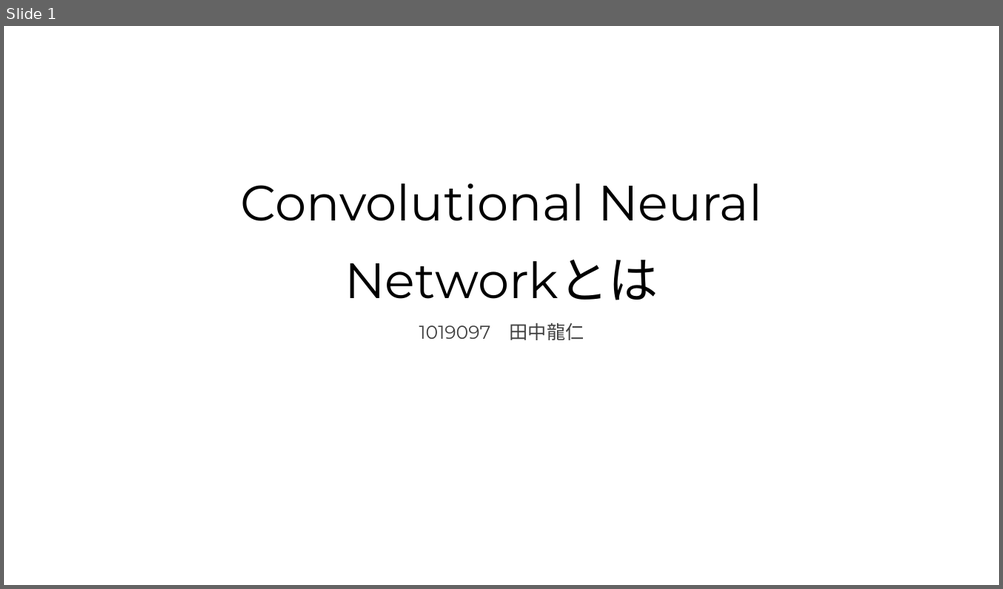
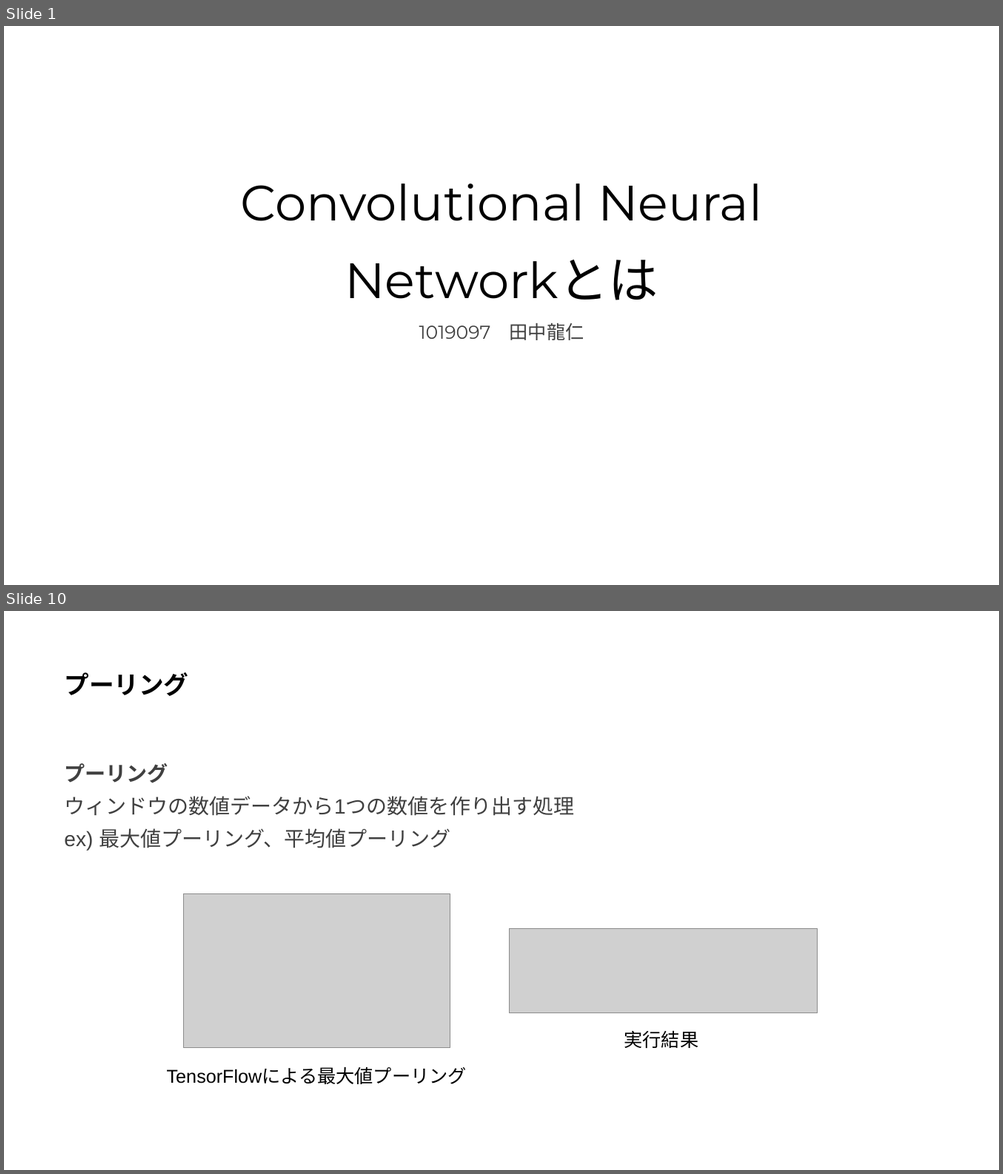
Before and after one commit to Harrry1206/-Graduation-research2, a slide deck: Convolutional Neural Networkとは.pptx. Shown one above the other, each under a label of ours: slide 1 before the commit, slides 1 and 10 after it; the slides between them are not shown. The pictures are 1003x589 and 1003x1174 pixels, drawn with LibreOffice and Linux fonts; fonts in the diff are those of the drawing; grey boxes stand for pictures. Boxes give left, top, right and bottom in pixels: in the first picture for what was removed or moved away, otherwise in the second. Text is boxed around its words. In the diff, an @@ line names an element or a change of style, - is before the commit and + after.

```diff
--- a/Convolutional Neural Networkとは.pptx
+++ b/Convolutional Neural Networkとは.pptx
@@ slide 10 added at [4,611,999,1170], background #FFFFFF @@
@@ title added at [64,672,188,696], 24 pt, text #000000, bold @@
+プーリング
@@ text added at [64,763,574,851], 20 pt, text #404040 @@
+プーリング
+ウィンドウの数値データから1つの数値を作り出す処理
+ex) 最大値プーリング、平均値プーリング
@@ picture added at [184,894,450,1048] @@
@@ picture added at [509,929,818,1014] @@
@@ text added at [623,1031,698,1048], 18 pt, text #000000 @@
+実行結果
@@ text added at [167,1068,466,1085], 18 pt, text #000000 @@
+TensorFlowによる最大値プーリング
```
Also in this commit, not shown: 1 slide changed, 9 other slides added, 1 slide removed.
